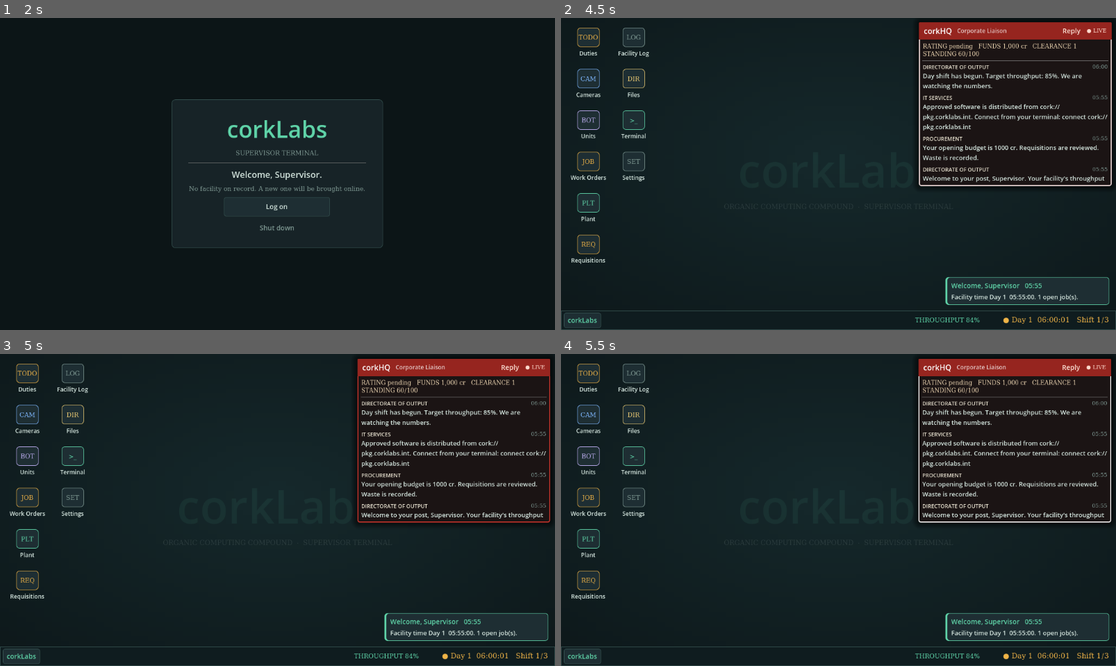
Above: before the commit, frames 1-4 (two rows, left to right).
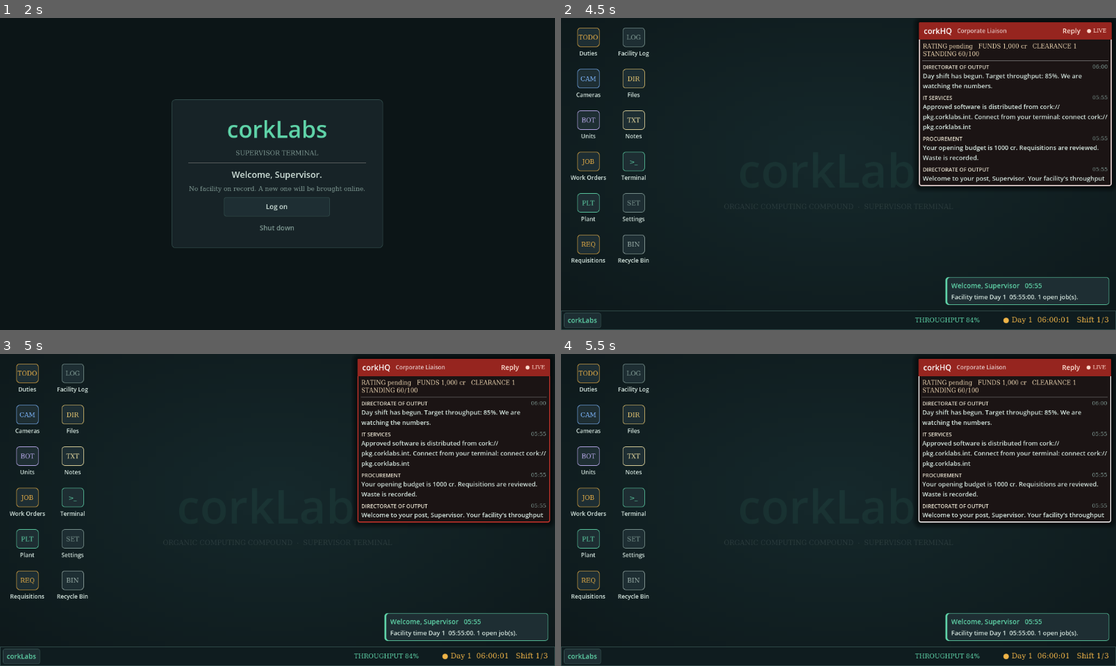
Above: after the commit, the same moments.

Repository: gonkhub/corkLabs
Game: Godot game, scene res://os/desktop.tscn
Two runs of this game, one before a commit and one after it. Both use one fixed random seed, a clock stepped at 60 frames per second and the inputs below.
Inputs (mouse positions are in pixels of both pictures, inside the frame that each line leads up to):
- Up to frame 1 (2 s): click "corkLabs" at 0.5 s; click "--:--" at 1.25 s
- Up to frame 2 (4.5 s): click "Log on" at 2 s; click "Reply" at 2.75 s; click "● Day 1 05:55:00 Shift 1/3 (o…" at 3.5 s; click "Clock in" at 4.25 s
- Up to frame 3 (5 s): no input
- Up to frame 4 (5.5 s): tap Enter at 5 s; drag from (838, 510) to (894, 441) at 5.02 s

Frame 1 is identical in both runs. In frame 2, 0.4% of the frame differs, in the area x 10-16%, y 29-79%; in frame 3, 0.4%; in frame 4, 0.4%.

Commit message:
More evidence of the ones before: Recycle Bin, Notes, cp, later-shift files
- Recycle Bin app (/trash): deleted files from former supervisors and a
  misdelivered memo from Pell (shift 2+). Emptying it deletes them for
  good this run; corporate likes a tidy terminal
- Notes app: a notepad that came with the last supervisor's notes; what
  you write stays on the desk (OSSettings), across retries and new saves
- cp <file>: copy into your home folder; copies survive the purge (the
  one way to keep Okafor's files). Copying restricted files is logged
- New files on later shifts: pod 3 telemetry note (shift 2), audit notice
  listing what the audit looks for (shift 3)
- Two more secrets: Estimated tenure, Kept (17 in all)

Co-Authored-By: Claude Opus 5.5 <noreply@anthropic.com>

Diff:
--- a/game/story/story.gd
+++ b/game/story/story.gd
@@ -53,12 +53,74 @@
 	return k != null and k.learn(sim, key)
 
 
+## An entry by path: the file system's, or one of the supervisor's copies.
+static func entry(sim: FacilitySim, vpath: String) -> Dictionary:
+	if vpath.begins_with(VirtualFS.HOME + "/"):
+		for c in copies(sim):
+			if c.path == vpath:
+				return c
+	return fs().get_entry(vpath)
+
+
 static func exists(sim: FacilitySim, vpath: String) -> bool:
+	if vpath.begins_with(VirtualFS.HOME + "/"):
+		for c in copies(sim):
+			if c.path == vpath:
+				return true
 	return fs().exists(vpath, knowledge(sim), shift(sim))
 
 
 static func list(sim: FacilitySim, vdir: String, show_hidden := false) -> Array[Dictionary]:
-	return fs().children(vdir, knowledge(sim), shift(sim), show_hidden)
+	var out := fs().children(vdir, knowledge(sim), shift(sim), show_hidden)
+	if vdir == VirtualFS.HOME:
+		for c in copies(sim):
+			if show_hidden or not str(c.name).begins_with("."):
+				out.append(c)
+		out.sort_custom(func(a, b): return [not a.dir, a.name] < [not b.dir, b.name])
+	return out
+
+
+# --- Copies -------------------------------------------------------------------------
+# "cp <file>" copies a file into the supervisor's home folder (Knowledge
+# "copied:<source path>"). A copy keeps its text when the original is purged:
+# the one way to keep Okafor's files.
+
+## The supervisor's copies, as file entries in their home folder.
+static func copies(sim: FacilitySim) -> Array[Dictionary]:
+	var out: Array[Dictionary] = []
+	var k := knowledge(sim)
+	if k == null:
+		return out
+	for src in k.with_prefix("copied:"):
+		var e := fs().get_entry(src)
+		if e.is_empty():
+			continue
+		out.append({"path": VirtualFS.HOME + "/" + str(e.name), "name": e.name, "dir": false, "parent": VirtualFS.HOME,
+			"meta": {"owner": "supervisor", "date": "today", "copy_of": src}, "body": e.body})
+	return out
+
+
+## Copies a file into the home folder. Returns {"ok", "text"}.
+static func copy_file(sim: FacilitySim, src: String) -> Dictionary:
+	var e := entry(sim, src)
+	if e.is_empty() or not exists(sim, src):
+		return {"ok": false, "text": "cp: %s: No such file" % src}
+	if e.dir:
+		return {"ok": false, "text": "cp: %s: Is a directory" % src}
+	if e.meta.has("copy_of") or str(e.parent) == VirtualFS.HOME:
+		return {"ok": false, "text": "cp: %s is already in your home folder" % e.name}
+	if e.meta.has("password") or e.meta.has("exec"):
+		return {"ok": false, "text": "cp: %s: can't be copied" % e.name}
+	if exists(sim, VirtualFS.HOME + "/" + str(e.name)):
+		return {"ok": false, "text": "cp: ~/%s already exists" % e.name}
+	learn(sim, "copied:" + src)
+	var r := restricted(e)
+	var o := oversight(sim)
+	if r > 0.0 and o:
+		o.violate(sim, "copied %s" % src, r + 1.0)
+	if src.begins_with("/home/dokafor/"):
+		learn(sim, "secret:kept")
+	return {"ok": true, "text": "Copied to ~/%s" % e.name}
 
 
 static func is_encrypted(sim: FacilitySim, e: Dictionary) -> bool:
@@ -82,7 +144,7 @@
 ## file is logged as a violation, and it costs its reading time. Re-reading
 ## is free.
 static func read_file(sim: FacilitySim, vpath: String) -> Dictionary:
-	var e := fs().get_entry(vpath)
+	var e := entry(sim, vpath)
 	if e.is_empty() or not exists(sim, vpath):
 		return {"ok": false, "error": "%s: No such file or directory" % vpath}
 	if e.dir:
@@ -116,7 +178,7 @@
 
 ## Tries a password. Returns {"ok", "text"}. A right password decrypts it for good.
 static func decrypt(sim: FacilitySim, vpath: String, password: String) -> Dictionary:
-	var e := fs().get_entry(vpath)
+	var e := entry(sim, vpath)
 	if e.is_empty() or not exists(sim, vpath) or e.dir:
 		return {"ok": false, "text": "decrypt: %s: No such file" % vpath}
 	if not e.meta.has("password"):
--- a/game/supervisor.gd
+++ b/game/supervisor.gd
@@ -103,6 +103,28 @@
 	if r.ok and float(r.minutes) > 0.0:
 		Facility.spend(float(r.minutes) * 60.0, "Supervisor reads %s" % vpath)
 	return r
+
+
+## Copies a file into the home folder (1 minute).
+static func copy_file(vpath: String) -> Dictionary:
+	var r := Story.copy_file(Facility.sim, vpath)
+	if r.ok:
+		Facility.act("dialogue_line", "Supervisor copies %s" % vpath)
+	return r
+
+
+## Empties the Recycle Bin: what's in it is gone for good (this run). Corporate
+## likes a tidy terminal.
+static func empty_bin() -> bool:
+	var sim: FacilitySim = Facility.sim
+	if not Story.learn(sim, "bin_emptied"):
+		return false
+	sim.note("supervisor", "Empties the Recycle Bin")
+	var o := Story.oversight(sim)
+	if o:
+		o.commend(sim, "a tidy terminal", 1.0)
+	Facility.act("dialogue_line", "Supervisor empties the Recycle Bin")
+	return true
 
 
 ## Tries a password on an encrypted file (a choice: 2 minutes).
--- /dev/null
+++ b/os/apps/bin_app.gd
@@ -0,0 +1,43 @@
+# Recycle Bin: the Files app, opened on /trash, where deleted files wait.
+# Former supervisors deleted things; corporate deletes things; nobody ever
+# emptied it. Emptying it (for good, this run) is the tidy thing to do, and
+# corporate likes a tidy terminal.
+class_name BinApp
+extends FilesApp
+
+var empty_button: Button
+
+
+func _init() -> void:
+	super()
+	app_id = "bin"
+	title = "Recycle Bin"
+	icon_text = "BIN"
+	icon_color = Color("9fb3ad")
+	default_size = Vector2(760, 440)
+	dir = "/trash"
+
+
+func build() -> void:
+	super.build()
+	empty_button = Button.new()
+	empty_button.text = "Empty the Recycle Bin"
+	empty_button.focus_mode = Control.FOCUS_NONE
+	empty_button.tooltip_text = "Deletes everything in it for good."
+	empty_button.pressed.connect(func():
+		if Supervisor.empty_bin():
+			file = ""
+			view.text = "[color=#%s]The Recycle Bin is empty.[/color]" % OSTheme.TEXT_DIM.to_html(false)
+		_fill_list())
+	add_child(empty_button)
+
+
+func load_state(_state: Dictionary) -> void:
+	dir = "/trash"   # it always opens on the bin
+	refresh()
+
+
+func refresh() -> void:
+	super.refresh()
+	if empty_button and sim():
+		empty_button.disabled = Story.knows(sim(), "bin_emptied")
--- a/os/apps/files_app.gd
+++ b/os/apps/files_app.gd
@@ -183,7 +183,7 @@
 ## Shows a file (reading it, with what that costs, the first time).
 func open_file(vpath: String) -> void:
 	file = vpath
-	var e := Story.fs().get_entry(vpath)
+	var e := Story.entry(sim(), vpath)
 	password.visible = false
 	action_row.visible = false
 	if e.meta.has("exec"):
@@ -219,7 +219,7 @@
 
 
 func _action() -> void:
-	var e := Story.fs().get_entry(file)
+	var e := Story.entry(sim(), file)
 	if e.is_empty():
 		return
 	if e.meta.has("exec"):
--- /dev/null
+++ b/os/apps/notes_app.gd
@@ -0,0 +1,52 @@
+# Notes: the desk's notepad. Whatever's written here stays on the desk, not
+# in the facility: it survives logging off, retrying a shift, even starting
+# over on a new save (it lives in OSSettings). A good place to keep a
+# password. Somebody else already has: the notepad came with notes in it.
+#
+# Writing costs no facility time.
+class_name NotesApp
+extends OSApp
+
+var edit: TextEdit
+var _dirty := 0.0
+
+
+func _init() -> void:
+	app_id = "notes"
+	title = "Notes"
+	default_size = Vector2(520, 420)
+	icon_text = "TXT"
+	icon_color = Color("f5e6a8")
+
+
+func build() -> void:
+	edit = TextEdit.new()
+	edit.size_flags_vertical = Control.SIZE_EXPAND_FILL
+	edit.wrap_mode = TextEdit.LINE_WRAPPING_BOUNDARY
+	edit.add_theme_font_override("font", Mono.font())
+	edit.add_theme_font_size_override("font_size", 14)
+	edit.add_theme_color_override("font_color", Color("2b2616"))
+	edit.add_theme_color_override("caret_color", Color("2b2616"))
+	edit.add_theme_stylebox_override("normal", OSTheme.box(Color("f5e6a8"), Color("c9b56a"), 2, 12, 10))
+	edit.add_theme_stylebox_override("focus", OSTheme.box(Color("f5e6a8"), Color("c9b56a"), 2, 12, 10))
+	edit.text = str(OSSettings.get_value("notes"))
+	edit.text_changed.connect(func(): _dirty = 1.0)
+	add_child(edit)
+	add_child(OSTheme.label("Notes stay on the desk, whatever happens to the facility.", 11, OSTheme.TEXT_DIM))
+
+
+func _process(delta: float) -> void:
+	# Save a second after the last keystroke.
+	if _dirty > 0.0:
+		_dirty -= delta
+		if _dirty <= 0.0:
+			OSSettings.set_value("notes", edit.text)
+
+
+func key_input(_event: InputEventKey) -> bool:
+	return edit != null and edit.has_focus()
+
+
+func _exit_tree() -> void:
+	if edit and _dirty > 0.0:
+		OSSettings.set_value("notes", edit.text)
--- a/os/apps/terminal_app.gd
+++ b/os/apps/terminal_app.gd
@@ -42,6 +42,7 @@
 	"pwd": ["pwd", "which folder you're in", "files"],
 	"cat": ["cat <file>", "read a file (takes time the first time)", "files"],
 	"decrypt": ["decrypt <file> <password>", "unlock an encrypted file", "files"],
+	"cp": ["cp <file>", "copy a file into your home folder (copies survive a purge)", "files"],
 	"run": ["run <program>", "run a program", "files"],
 	"connect": ["connect <address>", "open a session with a corporate server", "network"],
 	"disconnect": ["disconnect", "close it", "network"],
@@ -185,6 +186,7 @@
 		"pwd": _print("  " + cwd)
 		"cat": _cat(args)
 		"decrypt": _decrypt(args)
+		"cp": _cp(args)
 		"run": _run(args)
 		"connect": _connect(args)
 		"disconnect": _disconnect()
@@ -481,7 +483,7 @@
 			target = VirtualFS.normalize(cwd, a)
 	if show_all:
 		Story.learn(sim(), "hidden_files")   # the Files app can show them now too
-	var e := Story.fs().get_entry(target)
+	var e := Story.entry(sim(), target)
 	if e.is_empty() or not Story.exists(sim(), target):
 		_error("ls: %s: No such file or directory" % target)
 		return
@@ -521,7 +523,7 @@
 
 func _cd(args: PackedStringArray) -> void:
 	var target := VirtualFS.normalize(cwd, args[0] if not args.is_empty() else "~")
-	var e := Story.fs().get_entry(target)
+	var e := Story.entry(sim(), target)
 	if e.is_empty() or not Story.exists(sim(), target):
 		_error("cd: %s: No such file or directory" % target)
 		return
@@ -557,6 +559,17 @@
 		_print("  [color=#%s](new command%s noted: %s)[/color]" % [_hex(OSTheme.INFO), "" if cmds.size() == 1 else "s", ", ".join(cmds)])
 
 
+func _cp(args: PackedStringArray) -> void:
+	if args.is_empty():
+		_error("Usage: cp <file>   (copies it into your home folder)")
+		return
+	var r: Dictionary = Supervisor.copy_file(VirtualFS.normalize(cwd, args[0]))
+	if r.ok:
+		_print("  " + _esc(r.text))
+	else:
+		_error(r.text)
+
+
 func _decrypt(args: PackedStringArray) -> void:
 	if args.size() < 2:
 		_error("Usage: decrypt <file> <password>")
@@ -573,7 +586,7 @@
 		_error("Usage: run <program>")
 		return
 	var path := VirtualFS.normalize(cwd, args[0])
-	var e := Story.fs().get_entry(path)
+	var e := Story.entry(sim(), path)
 	if e.is_empty() or not Story.exists(sim(), path):
 		# By name, from the usual places.
 		for dir in ["/opt/games", "/opt"]:
--- a/os/desktop.gd
+++ b/os/desktop.gd
@@ -48,9 +48,11 @@
 	["requisitions", preload("res://os/apps/requisitions_app.gd")],
 	["log", preload("res://os/apps/log_app.gd")],
 	["files", preload("res://os/apps/files_app.gd")],
+	["notes", preload("res://os/apps/notes_app.gd")],
 	["terminal", preload("res://os/apps/terminal_app.gd")],
 	["nightrun", preload("res://os/apps/nightrun_app.gd")],
 	["settings", preload("res://os/apps/settings_app.gd")],
+	["bin", preload("res://os/apps/bin_app.gd")],
 ]
 ## Apps that aren't on the desktop until the supervisor finds them
 ## (Knowledge "app:<id>"): a program in the file system, say.
--- a/os/os_settings.gd
+++ b/os/os_settings.gd
@@ -3,11 +3,25 @@
 #   ui_scale, fullscreen, boot animation, which pop-ups to show, robot voices,
 #   camera feed sound (mute, volume),
 #   and the window layout (which apps were open, where, and their view state)
-#   so the desktop comes back the way you left it.
+#   so the desktop comes back the way you left it,
+#   and the Notes app's text (the desk's notepad outlives any one facility).
 class_name OSSettings
 extends RefCounted
 
 const PATH := "user://os_settings.json"
+## What the Notes app's notepad says the first time: the last supervisor's leftovers.
+const NOTES_LEFTOVER := """--- already on the notepad when you arrived ---
+
+mornings (D.O.)
+  - say good morning to Tinker (talk tinker)
+  - morning report BEFORE Pell asks
+  - look at pod 3's sync. 4 beats, 3 beats. every time.
+  - do NOT let Pell see this notepad
+
+the desk keeps what you write here. the facility doesn't.
+
+--- your notes ---
+"""
 const DEFAULTS := {
 	"ui_scale": 1.0,
 	"fullscreen": false,
@@ -20,6 +34,7 @@
 	"feed_muted": false,
 	"feed_volume": 1.0,
 	"windows": {},     # app id -> {"rect": [x, y, w, h], "open": bool, "minimized": bool, "maximized": bool, "state": {...}}
+	"notes": NOTES_LEFTOVER,   # the Notes app: the supervisor's own notepad (it's the desk: it survives new saves)
 }
 
 static var path := PATH
--- a/tests/test_secrets.gd
+++ b/tests/test_secrets.gd
@@ -39,6 +39,7 @@
 
 	await _test_terminal()
 	await _test_apps()
+	await _test_bin_and_notes()
 	await _test_plant_and_liaison()
 	await _test_nightrun()
 	await _test_maint()
@@ -81,6 +82,15 @@
 	out = term.run("cat todo.txt")
 	_check(out.contains("talk tinker") and Story.knows(sim(), "cmd:talk"), "Okafor's todo list teaches 'talk'")
 	_check(Story.oversight(sim()).suspicion > 0.0, "and reading it was logged")
+	# cp: keep a copy before the purge.
+	out = term.run("cp todo.txt")
+	_check(out.contains("Copied to ~/todo.txt") and Story.knows(sim(), "secret:kept"), "cp copies Okafor's todo into your home (%s)" % out.strip_edges())
+	_check(term.run("ls ~").contains("todo.txt") and term.run("cp todo.txt").contains("already"), "it's in your home folder, once")
+	Story.learn(sim(), "purged:dokafor")
+	_check(not Story.exists(sim(), "/home/dokafor/todo.txt") and term.run("cat ~/todo.txt").contains("talk tinker"),
+		"after the purge the original's gone, the copy isn't")
+	Story.knowledge(sim()).forget("purged:dokafor")
+	term.run("cd /home/dokafor")
 	out = term.run("cat /home/ehollis/diary.enc")
 	_check(out.contains("encrypted"), "the diary is encrypted")
 	_check(term.run("decrypt /home/ehollis/diary.enc wrong").contains("wrong password"), "decrypt with a wrong password")
@@ -136,6 +146,30 @@
 	t0 = sim().time()
 	units._diagnose("hauler")
 	_check(sim().time() - t0 >= 599.0 and units.cards["hauler"].reply.text.contains("DIAG"), "Diagnose takes 10 minutes and reads the unit out")
+
+
+func _test_bin_and_notes() -> void:
+	var bin = desk.open_app("bin")
+	await process_frame
+	bin._fill_list()
+	var names: Array = []
+	for i in bin.list.item_count:
+		names.append(bin.list.get_item_text(i))
+	_check(bin.dir == "/trash" and names.any(func(n): return str(n).begins_with("resignation_draft")), "the Recycle Bin holds deleted files (%s)" % ", ".join(names))
+	bin.open_file("/trash/untitled.txt")
+	_check(bin.view.get_parsed_text().contains("the light stays on"), "which can still be read")
+	var standing := Story.oversight(sim()).standing
+	bin.empty_button.pressed.emit()
+	bin._fill_list()
+	_check(bin.list.item_count == 0 and Story.oversight(sim()).standing > standing and bin.empty_button.disabled,
+		"emptying it deletes them for good (corporate likes a tidy terminal)")
+	var notes = desk.open_app("notes")
+	await process_frame
+	_check(notes.edit.text.contains("already on the notepad"), "the Notes app came with someone else's notes")
+	notes.edit.text += "\nmaint: top score"
+	notes._dirty = 0.01
+	notes._process(0.1)
+	_check(str(OSSettings.get_value("notes")).contains("maint: top score"), "and keeps yours on the desk")
 
 
 func _test_plant_and_liaison() -> void:
Not shown, added: game/story/fs/corp/memos/audit-notice.txt
Not shown, added: game/story/fs/corp/memos/pod3-anomaly.txt
Not shown, added: game/story/fs/trash/_dir.txt
Not shown, added: game/story/fs/trash/help.txt
Not shown, added: game/story/fs/trash/misdelivered.txt
Not shown, added: game/story/fs/trash/nightrun_changelog.txt
Not shown, added: game/story/fs/trash/resignation_draft.txt
Not shown, added: game/story/fs/trash/untitled.txt
Not shown, changed: game/story/secrets.txt
